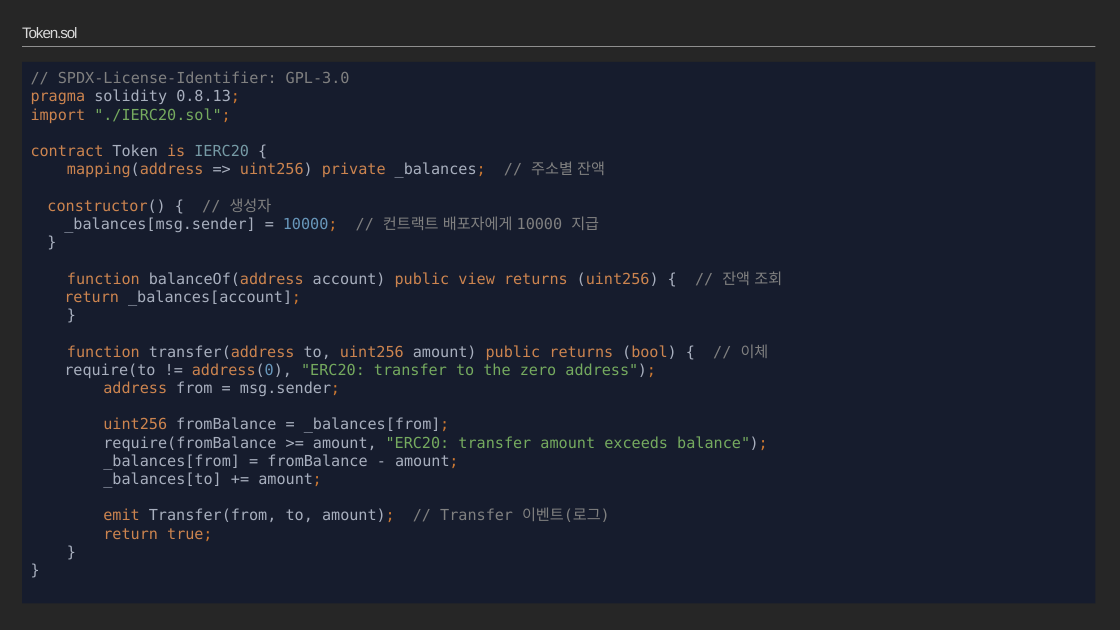
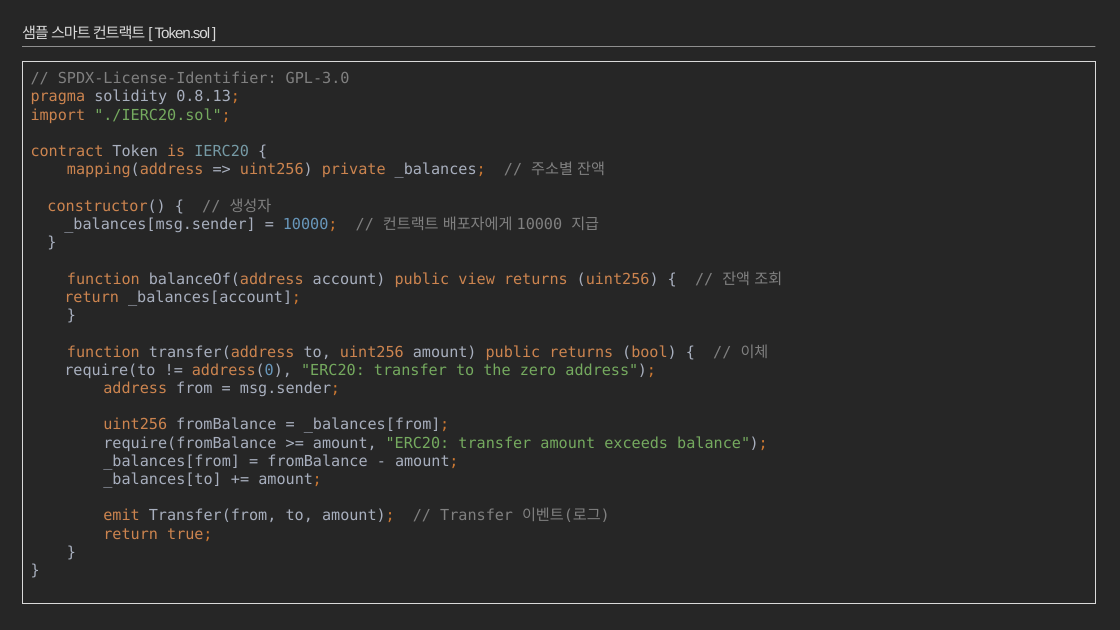
Before and after one commit to moss0801/blockchain-doc, a slide deck: slide 15 of General/Blockchain Part2.pptx (slide 35 before the commit). Drawn at 1120x630 pixels with LibreOffice and Linux fonts; fonts in the diff are those of the drawing. Boxes give left, top, right and bottom in pixels: in the first picture for what was removed or moved away, otherwise in the second. Text is boxed around its words. In the diff, an @@ line names an element or a change of style, - is before the commit and + after.

Commit message:
add ethereum prcie, gasFeehistory, blockchain part2 flow , solidity, metamask, token bytecode, token abi gasPrice hisotry

```diff
--- a/General/Blockchain Part2.pptx
+++ b/General/Blockchain Part2.pptx
@@ title at (22, 25, 210, 39): text changed @@
-Token.sol
+샘플 스마트 컨트랙트 [ Token.sol ]
@@ rectangle "// SPDX-License-Identifier: GPL-3.0 pragma solidity ..." at (22, 62, 1096, 604): fill #161C2D to none; outline none to #D9D9D9 0.75 pt @@
```
Also in this commit, not shown: 17 other slides changed, 15 slides added, 10 slides removed, 2 other files.
